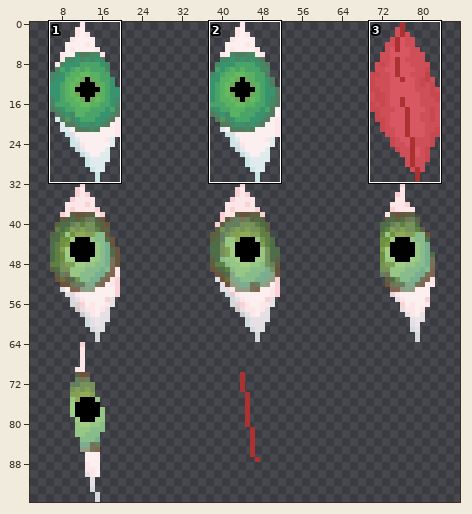
A sprite sheet gets an edit: Assets/Sprites/Eye.png. Above, an overview of the earlier version with the close-up marked.
Close-up. The starting point:
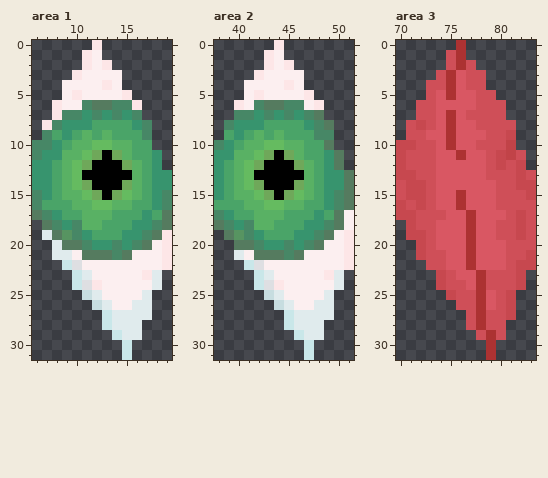
The file is 96x96 pixels. Colours within 5 levels of each other are drawn and written as one. Shown: area 1: x 6..19, y 0..31; area 2: x 38..51, y 0..31; area 3: x 70..83, y 0..31. The wide view leaves out empty margins. The commit also changed other parts of the picture, which this record leaves out.
Once edited:
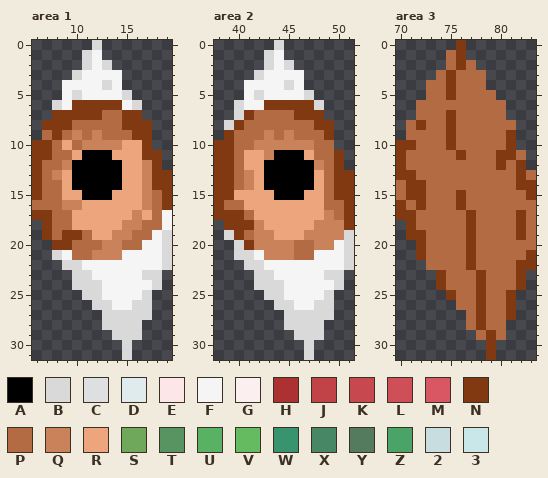
Palette (. is transparent): A #000000  B #d9d9d9  C #dedfe2  D #e0ebed  E #fde6e7  F #f5f5f5  G #fceff0  H #ac3232  J #c14348  K #c7484f  L #cf4f58  M #d95763  N #813912  P #b36b44  Q #ca825b  R #eda57e  S #6fa85a  T #579461  U #59b164  V #65bb60  W #37946e  X #478766  Y #557b5f  Z #4aa468  2 #c7dde0  3 #c9e7e9
What changed:
Changed rows in their new state; - is an unchanged pixel.
Area 1:
first column x 6:
 0 ------B-------
 1 -----BF-------
 2 -----BFB------
 3 ----BFFFF-----
 4 ---FFFFBF-----
 5 ---FBFFFFB----
 6 --BFNNNNNFB---
 7 --NNNNNPPNN---
 8 -NNNPPPPPNNN--
 9 -PNPQPQPPPNN--
10 NNPRPQQQQRRN--
11 NNPPRAA-RRRNN-
12 NPPQAA---RRQN-
13 NPQRA----RRQNN
14 NPPRAA---RRQNN
15 NPPRRAA-RRRQPN
16 PPPQQRRRRRRQPN
17 NNPPRRRRRRQRPF
18 -NPPRRRRRQQPPF
19 -NPNNPRRQQPPFB
20 --NNPPPQQPPFFB
21 --BFPPQQQFFFFB
22 ---BBFFFFFFFFB
23 ----BBFFFFFBB-
24 ----BBBFFFFFB-
25 -----BBFFFFB--
26 ------BBFFBB--
27 -------BBBBB--
28 -------BBBB---
29 --------BBB---
30 ---------B----
31 ---------B----
Area 2:
first column x 38:
 0 ------B-------
 1 -----BF-------
 2 -----BFB------
 3 ----BFFFF-----
 4 ---FFFFBF-----
 5 ---FBFFFFB----
 6 --BFFNNNNNB---
 7 --BNPPPPNNN---
 8 -BNPPPPPPPNN--
 9 -NPPPQPQPPPN--
10 NNPPQQQQQQPP--
11 NNPRRQ-AARPPN-
12 NNPRR---AAQPN-
13 NNPQR----ARPNN
14 NNPQR---AARPNN
15 NNRRRR-AARRPNN
16 NPPRRRRRRRRPPN
17 NNNPRRRRRRRQPN
18 .NNNQRRRRRQQQN
19 -BNPQQRRRQQQQB
20 --BNQQQQPPQQFB
21 --BBFQQQPPFFFB
22 ---BBFFFFFFFFB
23 ----BBFFFFFBB-
24 ----BBBFFFFFB-
25 -----BBFFFFB--
26 ------BBFFBB--
27 -------BBBBB--
28 -------BBBB---
29 --------BBB---
30 ---------B----
31 ---------B----
Area 3:
first column x 70:
 0 ------N-------
 1 -----PN-------
 2 -----PNP------
 3 ----PNPPP-----
 4 ---PPNPPP-----
 5 ---PPNPPPP----
 6 --PPPPPPPPP---
 7 --PPPNPPPPP---
 8 -PNPPNPPPPPP--
 9 -PPPPNPPPPPN--
10 NNPPPNPPPPPN--
11 NPPPPPNPPPNNP-
12 NPPPPPPPPPNPN-
13 NNPPPPPPPPPPNP
14 PNNPPPPPPPPPNN
15 PNNPPPNPPPPPPN
16 NPNPPPNPPPPPPP
17 NNPPPPPNPPPPNP
18 -NPPPPPNPPPPNP
19 -NNPPPPNPPPPNP
20 --NPPPPNPPPPPP
21 --NPPPPNPPPPPN
22 ---PPPPNPPPPNN
23 ----NPPPNPPPN-
24 ----NPPPNPPPN-
25 -----NPPNPPN--
26 ------PPNPPN--
27 -------PNPPN--
28 -------PNPP---
29 --------PNP---
30 ---------N----
31 ---------N----
Boxes around the changes in both close-ups, in picture pixels (x1, y1, x2, y2):
changed: (32, 40, 172, 360)
changed: (214, 40, 354, 360)
changed: (396, 40, 536, 360)
